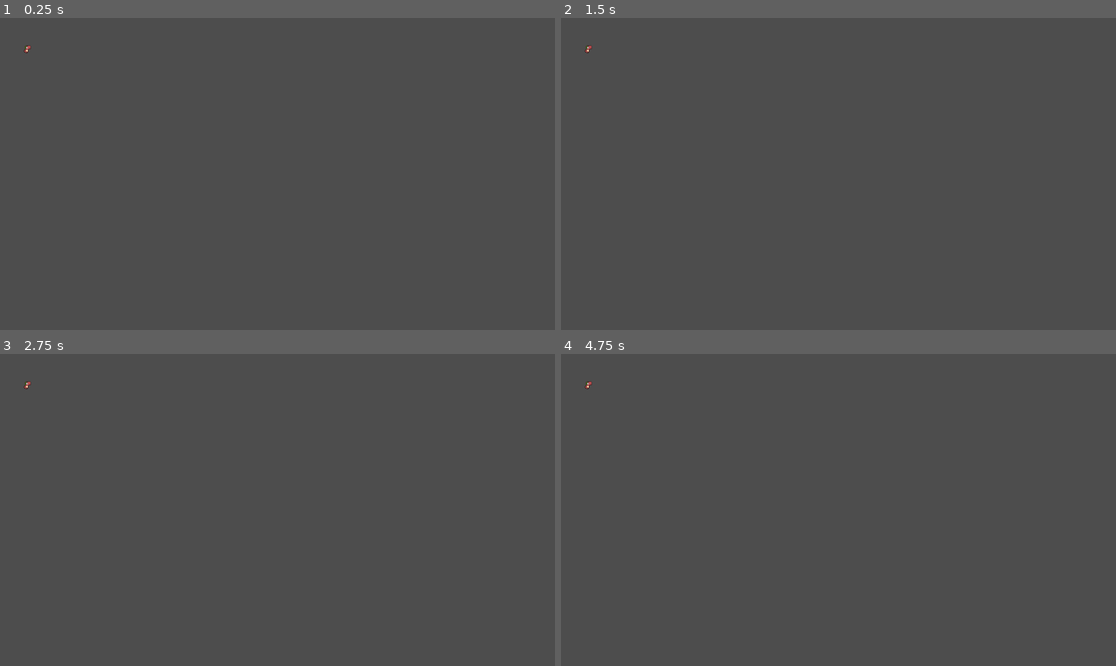
Above: before the commit, frames 1-4 (two rows, left to right).
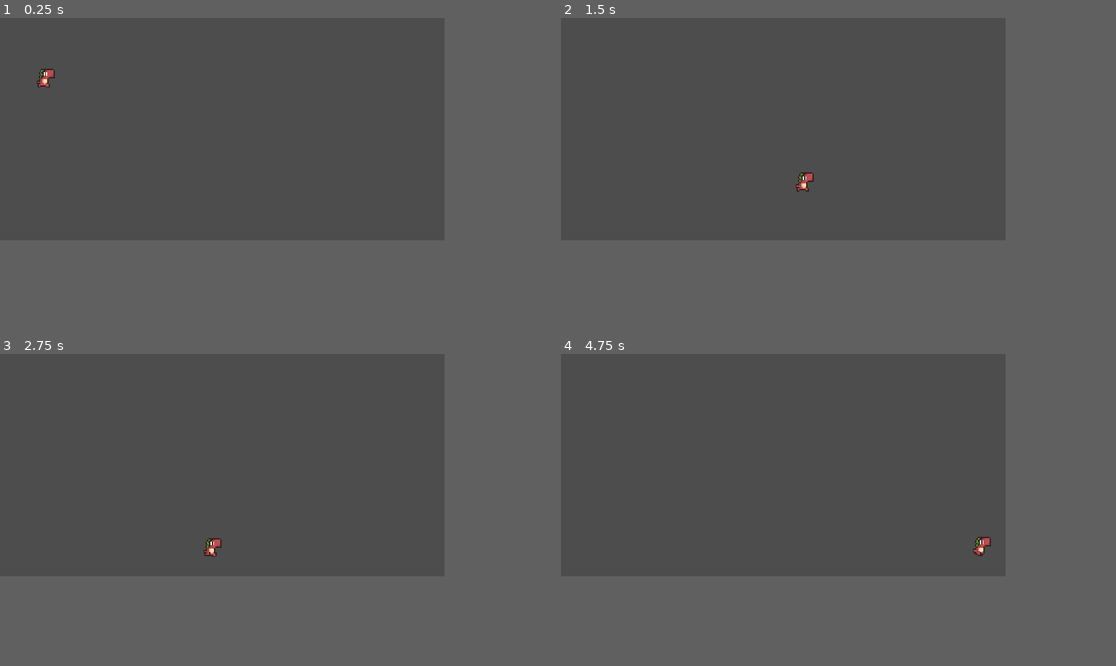
Above: after the commit, the same moments.

Repository: DaniloNevesSantos/Trabalho-pr-tico-
Game: Godot game, scene res://mundo_01.tscn
The game is run twice, just before and just after one commit, with the same random seed, the same clock (stepped at 60 frames per second) and the same inputs. Before the commit the project has no main scene; this scene is started directly in both runs.
Inputs:
- Up to frame 1 (0.25 s): no input
- Up to frame 2 (1.5 s): tap Enter (ui_accept) at 0.5, 0.6, 0.77, 1.07, 1.35 s; hold Right (ui_right) from 0.53 s (still down)
- Up to frame 3 (2.75 s): tap Enter (ui_accept) at 1.52, 1.82, 2.1 s; release Right (ui_right) at 2.03 s; hold Left (ui_left) from 2.03 s (still down)
- Up to frame 4 (4.75 s): release Left (ui_left) at 2.78 s; hold Right (ui_right) 2.78-4.28 s; tap Enter (ui_accept) at 2.85, 3.02, 3.32, 3.6, 3.77, 4.07, 4.25, 4.35, 4.52 s; hold Left (ui_left) from 4.28 s (still down)
In our replay, the window is 799x449 before the commit and 640x320 after it. These sizes can differ from the game's own. Grey fills any space a smaller window leaves; there, only what the larger window draws over its background counts as a difference.

The runs differ from the first frame. In frame 1, 0.2% of the frame differs, in the area x 4-10%, y 8-23%; in frame 2, 0.2%, in the area x 4-46%, y 8-56%; in frame 3, 0.2%; in frame 4, 0.2%.

Commit message:
movimentação básica

Diff:
--- a/super-dino/mundo_01.tscn
+++ b/super-dino/mundo_01.tscn
@@ -1,8 +1,10 @@
-[gd_scene load_steps=10 format=3 uid="uid://dj32uj2cq0p5k"]
+[gd_scene format=3 uid="uid://dj32uj2cq0p5k"]
 
 [ext_resource type="Texture2D" uid="uid://cgj2ylhyjabep" path="res://move.png" id="1_i3vwg"]
+[ext_resource type="Script" uid="uid://bn7y2yc1x33uk" path="res://scripts/player.gd" id="1_kdjpu"]
 
 [sub_resource type="RectangleShape2D" id="RectangleShape2D_kdjpu"]
+size = Vector2(38, 36)
 
 [sub_resource type="AtlasTexture" id="AtlasTexture_m6in8"]
 atlas = ExtResource("1_i3vwg")
@@ -49,21 +51,33 @@
 "duration": 1.0,
 "texture": SubResource("AtlasTexture_8dnhk")
 }],
-"loop": true,
+"loop": 1,
 "name": &"default",
 "speed": 10.0
 }]
 
-[node name="Mundo-01" type="Node2D"]
+[sub_resource type="RectangleShape2D" id="RectangleShape2D_1j1uw"]
+size = Vector2(771, 20)
 
-[node name="Player" type="CharacterBody2D" parent="."]
+[node name="Mundo-01" type="Node2D" unique_id=611730953]
 
-[node name="Collision" type="CollisionShape2D" parent="Player"]
-position = Vector2(56, 65)
+[node name="Player" type="CharacterBody2D" parent="." unique_id=1000546351]
+script = ExtResource("1_kdjpu")
+
+[node name="Collision" type="CollisionShape2D" parent="Player" unique_id=823013827]
+position = Vector2(65, 57)
 shape = SubResource("RectangleShape2D_kdjpu")
 
-[node name="Anim" type="AnimatedSprite2D" parent="Player"]
+[node name="Anim" type="AnimatedSprite2D" parent="Player" unique_id=1519481807]
 texture_filter = 1
-position = Vector2(55, 65)
+position = Vector2(63, 58)
+scale = Vector2(1.75, 1.7083334)
 sprite_frames = SubResource("SpriteFrames_fodia")
-frame_progress = 0.265683
+autoplay = "default"
+frame_progress = 0.96423274
+
+[node name="StaticBody2D" type="StaticBody2D" parent="." unique_id=1378079630]
+
+[node name="CollisionShape2D" type="CollisionShape2D" parent="StaticBody2D" unique_id=26846929]
+position = Vector2(349, 304)
+shape = SubResource("RectangleShape2D_1j1uw")
--- a/super-dino/project.godot
+++ b/super-dino/project.godot
@@ -8,11 +8,22 @@
 
 config_version=5
 
+[animation]
+
+compatibility/default_parent_skeleton_in_mesh_instance_3d=true
+
 [application]
 
 config/name="Super Dino"
-config/features=PackedStringArray("4.4", "GL Compatibility")
+run/main_scene="uid://dj32uj2cq0p5k"
+config/features=PackedStringArray("4.7", "GL Compatibility")
 config/icon="res://icon.svg"
+
+[display]
+
+window/size/viewport_width=640
+window/size/viewport_height=320
+window/stretch/mode="viewport"
 
 [rendering]
 
--- /dev/null
+++ b/super-dino/scripts/player.gd
@@ -0,0 +1,25 @@
+extends CharacterBody2D
+
+
+const SPEED = 300.0
+const JUMP_FORCE = -400.0
+
+
+func _physics_process(delta: float) -> void:
+	# Add the gravity.
+	if not is_on_floor():
+		velocity += get_gravity() * delta
+
+	# Handle jump.
+	if Input.is_action_just_pressed("ui_accept") and is_on_floor():
+		velocity.y = JUMP_FORCE
+
+	# Get the input direction and handle the movement/deceleration.
+	# As good practice, you should replace UI actions with custom gameplay actions.
+	var direction := Input.get_axis("ui_left", "ui_right")
+	if direction:
+		velocity.x = direction * SPEED
+	else:
+		velocity.x = move_toward(velocity.x, 0, SPEED)
+
+	move_and_slide()
Not shown, changed: super-dino/icon.svg.import
Not shown, changed: super-dino/move.png.import
Not shown, added: super-dino/scripts/player.gd.uid
